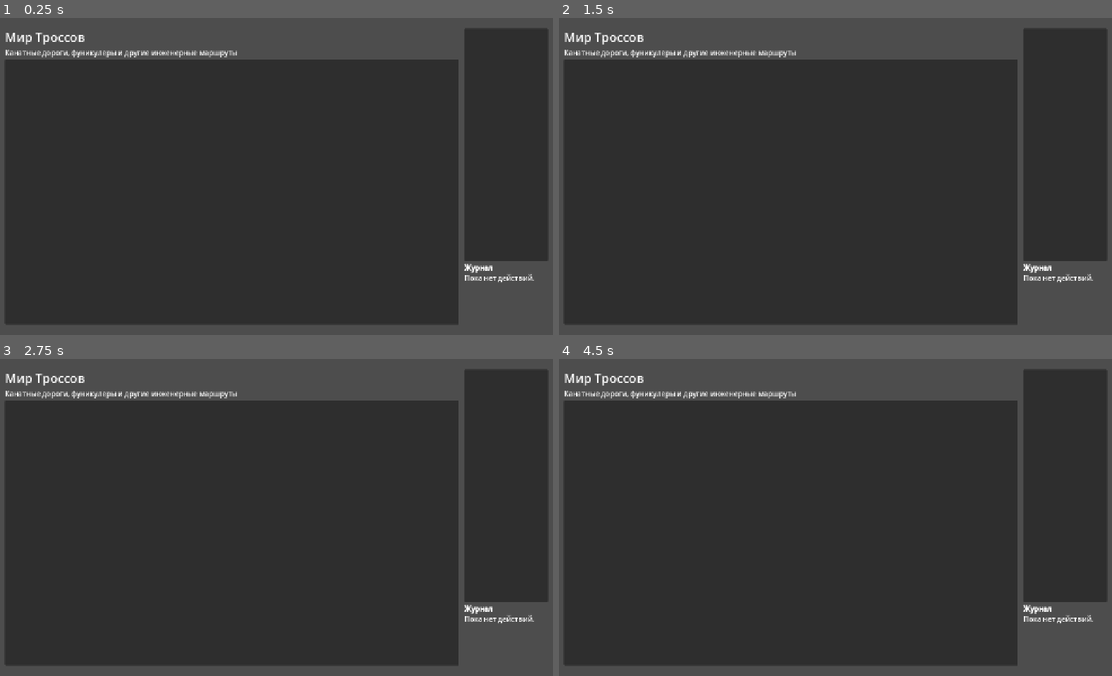
Above: before the commit, frames 1-4 (two rows, left to right).
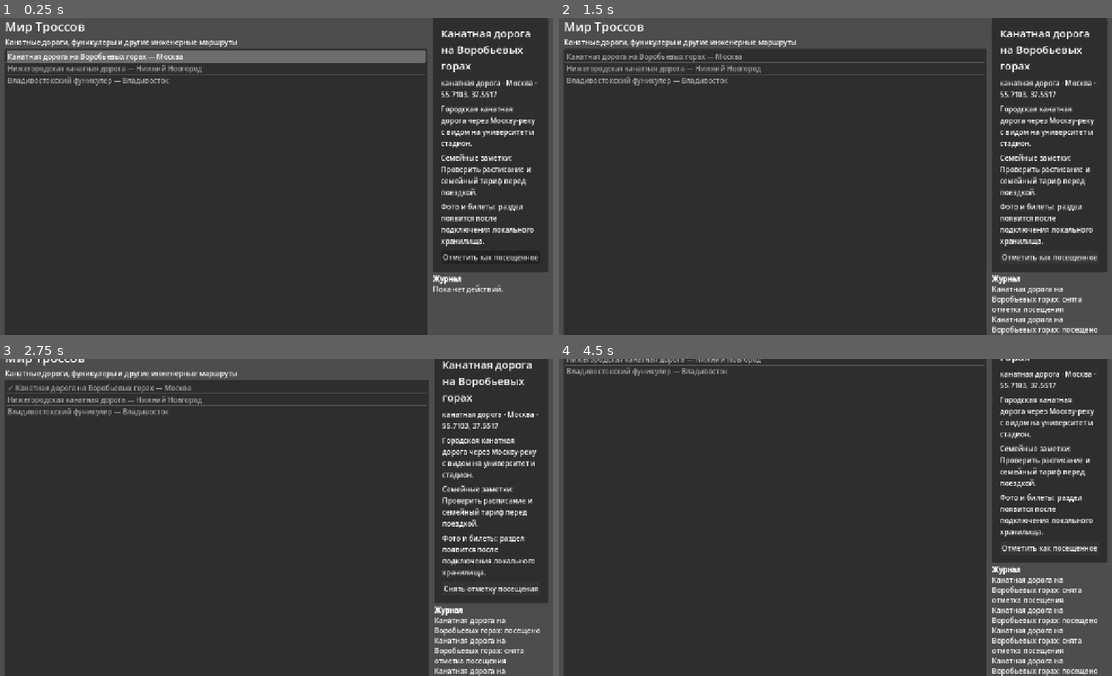
Above: after the commit, the same moments.

Repository: alexeygrigorev/cable-world
Game: Godot game, scene res://scenes/Main.tscn
Same seed, same stepped clock (60 frames per second), same inputs: the game is played once before the commit and once after it.
Inputs (mouse positions are in pixels of both pictures, inside the frame that each line leads up to):
- Up to frame 1 (0.25 s): no input
- Up to frame 2 (1.5 s): click (1051, 255) at 0.5 s, where only the run after the commit has a clickable "Отметить как посещенное"; click (1051, 255) at 1.25 s, where only the run after the commit has a clickable "Снять отметку посещения"
- Up to frame 3 (2.75 s): click (492, 596) at 2 s, where only the run after the commit has a clickable "Отметить как посещенное"
- Up to frame 4 (4.5 s): click (1051, 587) at 2.75 s, where only the run after the commit has a clickable "Снять отметку посещения"; click (1051, 574) at 3.5 s, where only the run after the commit has a clickable "Отметить как посещенное"; click (1051, 561) at 4.25 s, where only the run after the commit has a clickable "Снять отметку посещения"

The runs differ from the first frame. In frame 1, 14% of the frame differs, in the area x 0-99%, y 0-100%; in frame 2, 14%; in frame 3, 15%; in frame 4, 20%.
Error before the commit: Parse Error: Cannot infer the type of "next_visited" variable because the value doesn't have a set type. (res://scripts/object_card_panel.gd:82)

Commit message:
Добавить headless-проверку Godot

Diff:
--- a/scripts/main_screen.gd
+++ b/scripts/main_screen.gd
@@ -34,7 +34,7 @@
 			return
 
 func _add_journal_entry(object_data: Dictionary, visited: bool) -> void:
-	var status := "посещено" if visited else "снята отметка посещения"
+	var status: String = "посещено" if visited else "снята отметка посещения"
 	journal_entries.push_front("%s: %s" % [object_data.get("name", "Объект"), status])
 	journal_entries = journal_entries.slice(0, 6)
 	journal_label.text = "[b]Журнал[/b]\n%s" % "\n".join(journal_entries)
--- a/scripts/object_card_panel.gd
+++ b/scripts/object_card_panel.gd
@@ -79,5 +79,6 @@
 	if current_object.is_empty():
 		return
 
-	var next_visited := not current_object.get("visited", false)
+	var current_visited: bool = current_object.get("visited", false)
+	var next_visited: bool = not current_visited
 	visit_toggled.emit(current_object.get("id", ""), next_visited)
Not shown, added: scripts/demo_catalog.gd.uid
Not shown, added: scripts/main_screen.gd.uid
Not shown, added: scripts/object_card_panel.gd.uid
Not shown, added: scripts/object_list_panel.gd.uid
Not shown, changed: .gitignore
Not shown, changed: README.md
Not shown, added: tests/test_godot_headless.py
